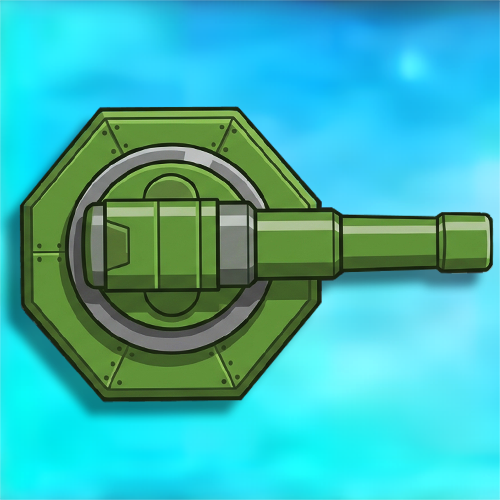
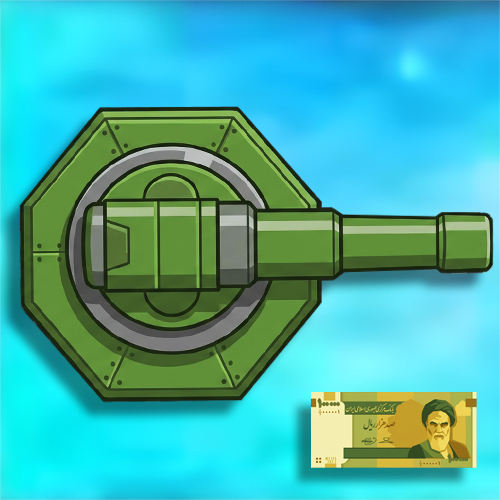
Layered file, before and after one edit (500 x 500). Changes by layer:
showed "money" over [left=311, top=392, right=477, bottom=468]